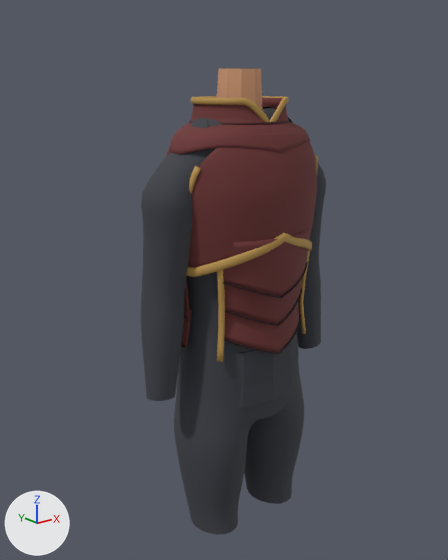
What one commit did to the glTF model assets/models/gear/a_dragonknight.glb.
Camera for both pictures: a 50 mm camera at (-0.913, -1.074, 1.572) aimed at (-0.025, 0.036, 1.128). Lighting does not change. The marker at lower left points along +X, +Y and +Z. The older version comes first. Vertices at exactly the same position are counted once.

Objects in the first picture: 'DragonKnight', 'Hips', 'Neck', 'Pants', 'Sleeves', 'Under'.
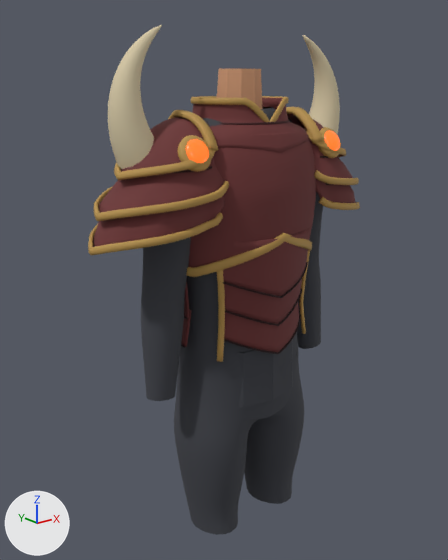
Boxes (x1, y1, x2, y2) around the edits, measured in the pictures (448 x 560 px):
'DragonKnight', reshaped (77% wider, 27% taller)
    before: (165, 96, 318, 362)
    after: (88, 25, 360, 362)
part 1 of me_dragonknight, added
    after: (286, 35, 360, 210)
part 2 of me_dragonknight, added
    after: (88, 25, 229, 255)

Patch to the scene script:
```diff
--- a/assets/models/gear/a_dragonknight.glb.py
+++ b/assets/models/gear/a_dragonknight.glb.py
@@ mat_drk_gem_flat @@
+mat_drk_gem_flat = bpy.data.materials.new('drk_gem_flat')
+# nodes: BsdfPrincipled, Mix, OutputMaterial, VertexColor
+# colours: orange #ff6a20, orange #e0531e, mixed with the vertex colours
@@ mat_drk_bone @@
+mat_drk_bone = bpy.data.materials.new('drk_bone')
+# nodes: BsdfPrincipled, Mix, OutputMaterial, VertexColor
+# colours: beige #d9cba8, mixed with the vertex colours
@@ me_dragonknight @@
 # used by ob_dragonknight; location = (0.0, 0.0, 0.0)
-me_dragonknight.from_pydata(...)  # 10676 vertices, 21248 faces; spans x -0.194..0.194, y -0.143..0.153, z 0.987..1.549
+me_dragonknight.from_pydata(...)  # 20866 vertices, 41392 faces; spans x -0.384..0.384, y -0.143..0.153, z 0.987..1.685
+# me_dragonknight part 1: 5095 vertices added at x 0.122..0.384, y -0.12..0.126, z 1.255..1.685
+# me_dragonknight part 2: 5095 vertices added at x -0.384..-0.123, y -0.12..0.126, z 1.255..1.685
 me_dragonknight.materials.append(mat_drk_red)
@@ me_dragonknight @@
 me_dragonknight.materials.append(mat_drk_red_d)
+me_dragonknight.materials.append(mat_drk_gem_flat)
+me_dragonknight.materials.append(mat_drk_bone)
```
